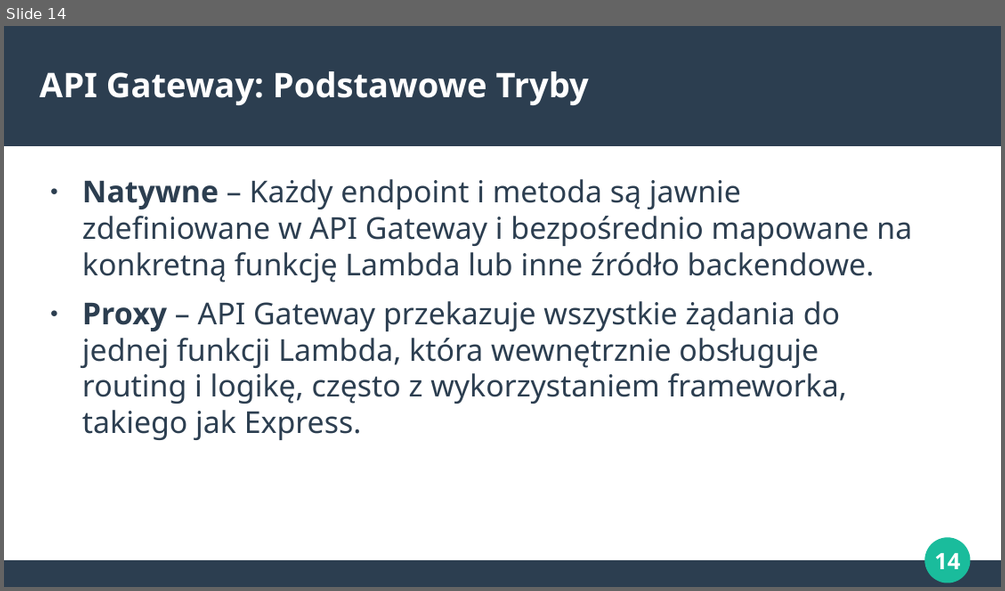
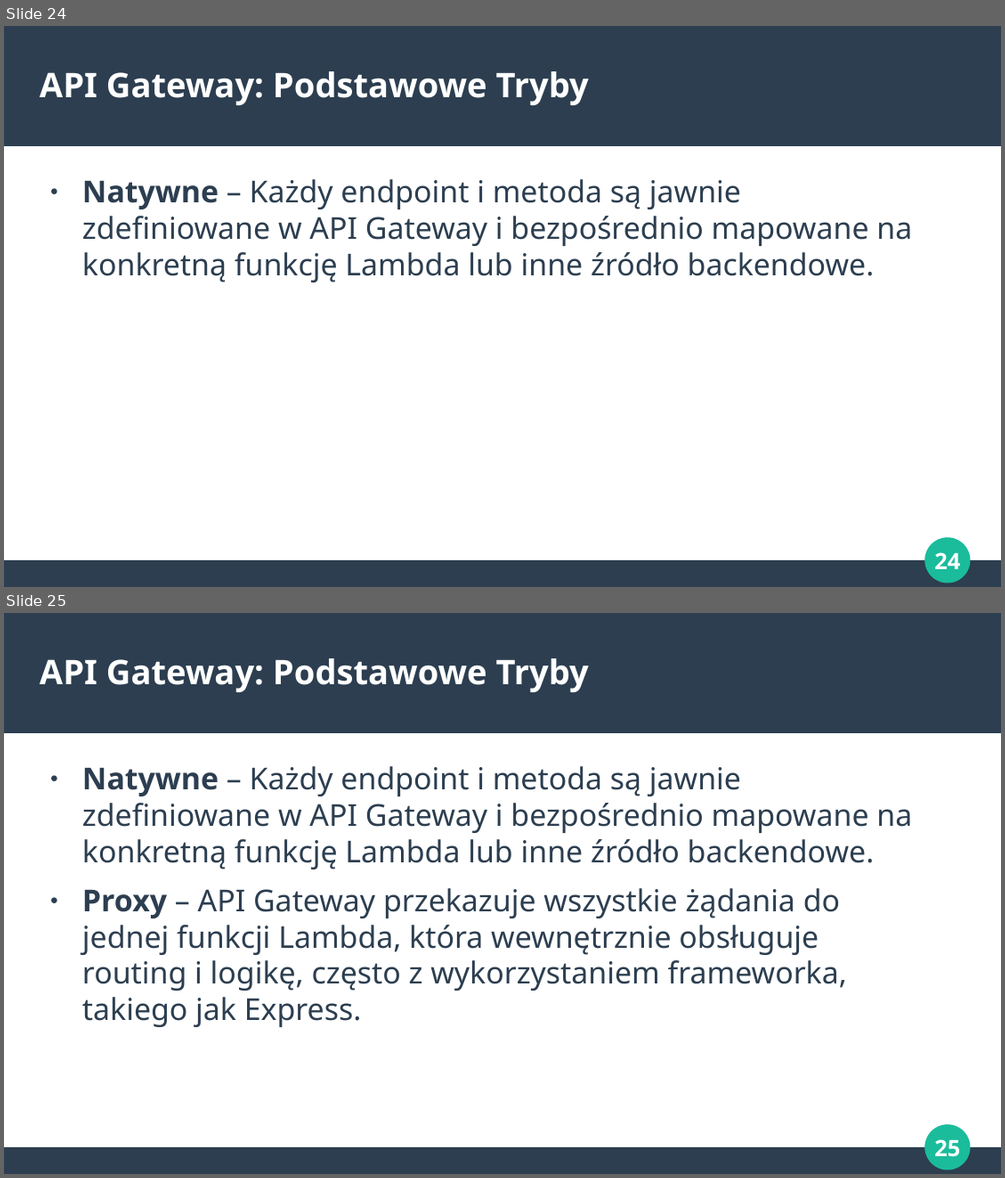
Before and after one commit to makspiechota/aws-apigateway-training-pl, a slide deck: presentation.odp. Shown one above the other, each under a label of ours: slide 14 before the commit, slides 24 and 25 after it. The pictures are 1005x591 and 1005x1178 pixels, drawn with LibreOffice and Linux fonts; fonts in the diff are those of the drawing. Boxes give left, top, right and bottom in pixels: in the first picture for what was removed or moved away, otherwise in the second. Text is boxed around its words. In the diff, an @@ line names an element or a change of style, - is before the commit and + after.

```diff
--- a/presentation.odp
+++ b/presentation.odp
@@ slide 24 added at (x1=4, y1=26, x2=1001, y2=587), background #FFFFFF; not listed: 4 template elements that a slide beside it also shows @@
@@ title added at (x1=40, y1=71, x2=589, y2=105), 27 pt, text #FFFFFF, bold @@
+API Gateway: Podstawowe Tryby
@@ text added at (x1=82, y1=179, x2=912, y2=282), 24 pt, text #2C3E50 @@
+● Natywne – Każdy endpoint i metoda są jawnie zdefiniowane w API Gateway i bezpośrednio mapowane na konkretną funkcję Lambda lub inne źródło backendowe.
@@ what was slide 14 is now slide 25 @@
@@ page number at (x1=934, y1=1139, x2=960, y2=1157): text changed @@
-14
+25
```
Also in this commit, not shown: 3 slides changed, 31 other slides added.
